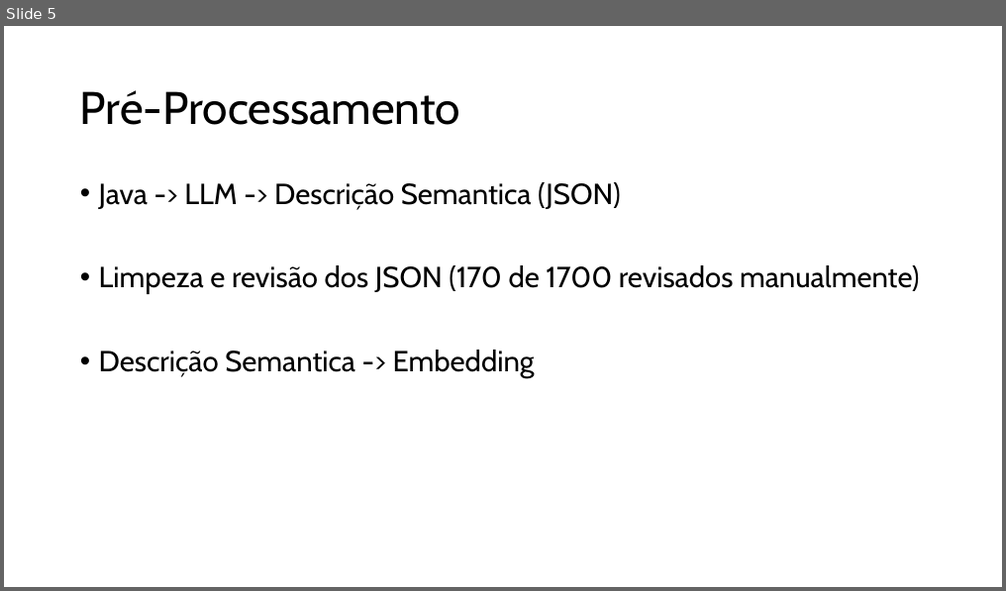
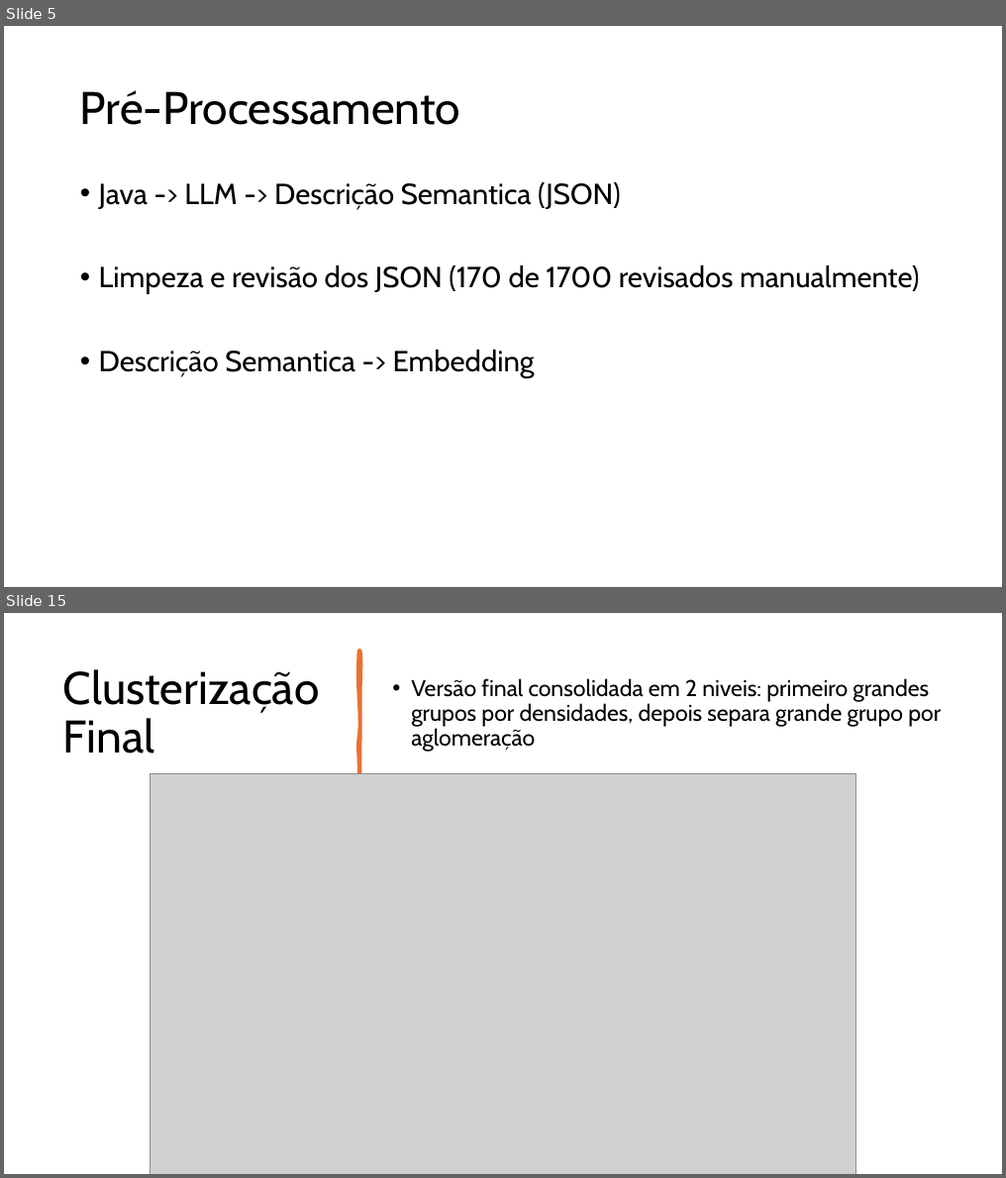
Before and after one commit to gilcesarf/imd3003-202502-projeto, a slide deck: CamelRouteEmbeddingAnalysis-Apresentacao.pptx. Shown one above the other, each under a label of ours: slide 5 before the commit, slides 5 and 15 after it; the slides between them are not shown. The pictures are 1006x591 and 1006x1178 pixels, drawn with LibreOffice and Linux fonts; fonts in the diff are those of the drawing; grey boxes stand for pictures. Boxes give left, top, right and bottom in pixels: in the first picture for what was removed or moved away, otherwise in the second. Text is boxed around its words. In the diff, an @@ line names an element or a change of style, - is before the commit and + after.

Commit message:
Adiciona apresentação finalizada

```diff
--- a/CamelRouteEmbeddingAnalysis-Apresentacao.pptx
+++ b/CamelRouteEmbeddingAnalysis-Apresentacao.pptx
@@ slide 15 added at (x1=4, y1=613, x2=1002, y2=1174), background #FFFFFF @@
@@ title added at (x1=63, y1=669, x2=320, y2=754), 44 pt, text #000000 @@
+Clusterização Final
@@ freeform shape added at (x1=358, y1=651, x2=360, y2=777), fill #E97132, outline #E97132 3.25 pt @@
@@ text added at (x1=411, y1=678, x2=941, y2=752), 22 pt, text #000000 @@
+• Versão final consolidada em 2 niveis: primeiro grandes grupos por densidades, depois separa grande grupo por aglomeração
@@ picture added at (x1=150, y1=774, x2=856, y2=1174) @@
```
Also in this commit, not shown: 5 slides changed, 5 other slides added, 1 slide removed, 1 other file.
